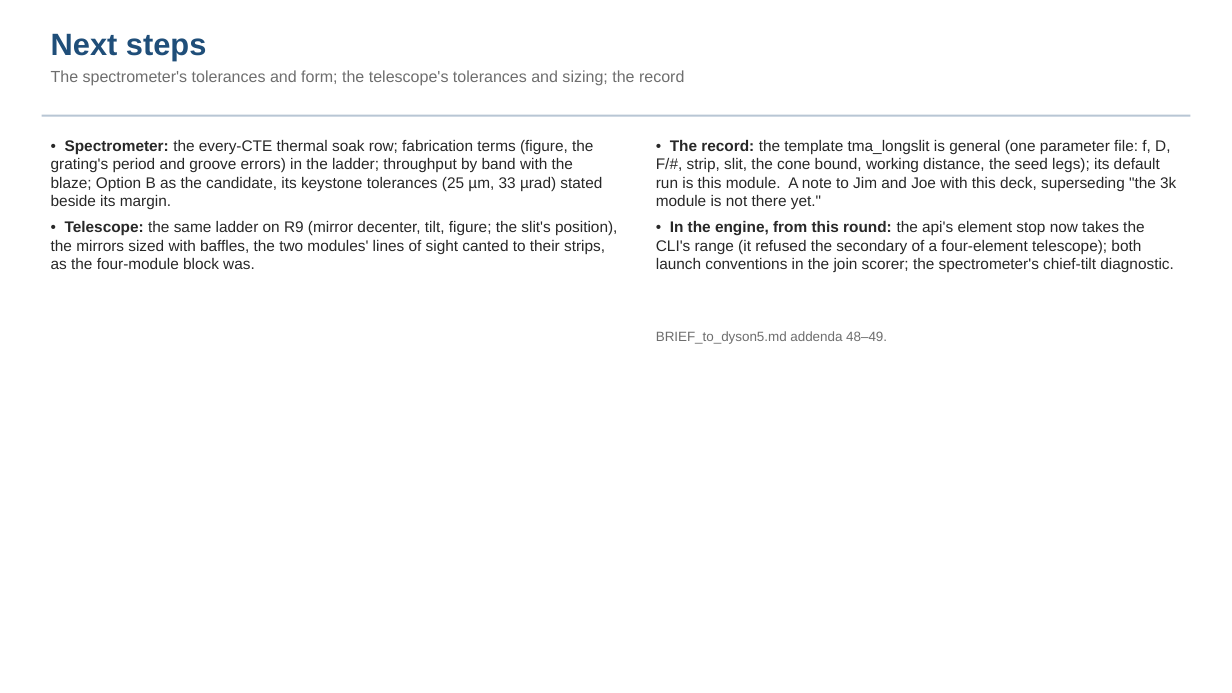
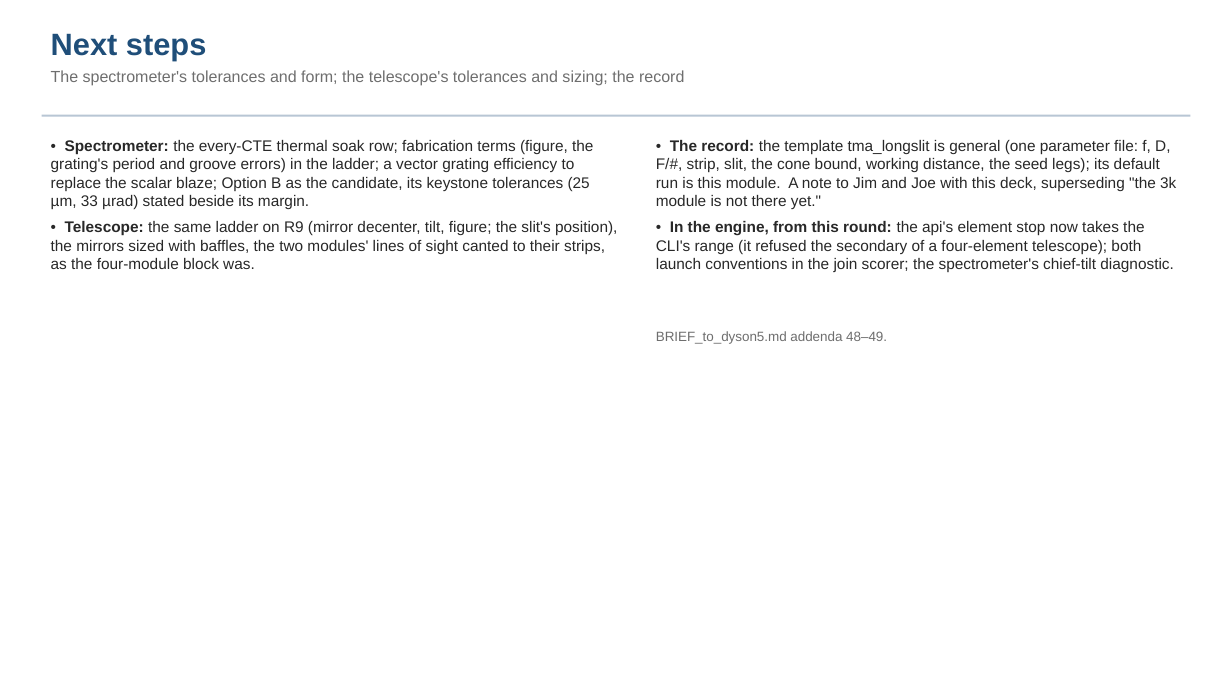
Before and after one commit to nasa-jpl/macos, a slide deck: slide 18 of demo_session/deck_dyson_3k.pptx (slide 17 before the commit). Drawn at 1232x693 pixels with LibreOffice and Linux fonts; fonts in the diff are those of the drawing. Boxes give left, top, right and bottom in pixels: in the first picture for what was removed or moved away, otherwise in the second. Text is boxed around its words. In the diff, an @@ line names an element or a change of style, - is before the commit and + after.

```diff
--- a/demo_session/deck_dyson_3k.pptx
+++ b/demo_session/deck_dyson_3k.pptx
@@ text at (51,140,593,209): text changed @@
-• Spectrometer: the every-CTE thermal soak row; fabrication terms (figure, the grating's period and groove errors) in the ladder; throughput by band with the blaze; Option B as the candidate, its keystone tolerances (25 µm, 33 µrad) stated beside its margin.
+• Spectrometer: the every-CTE thermal soak row; fabrication terms (figure, the grating's period and groove errors) in the ladder; a vector grating efficiency to replace the scalar blaze; Option B as the candidate, its keystone tolerances (25 µm, 33 µrad) stated beside its margin.
```
Also in this commit, not shown: 4 other slides changed, 1 slide added, 1 other file.
